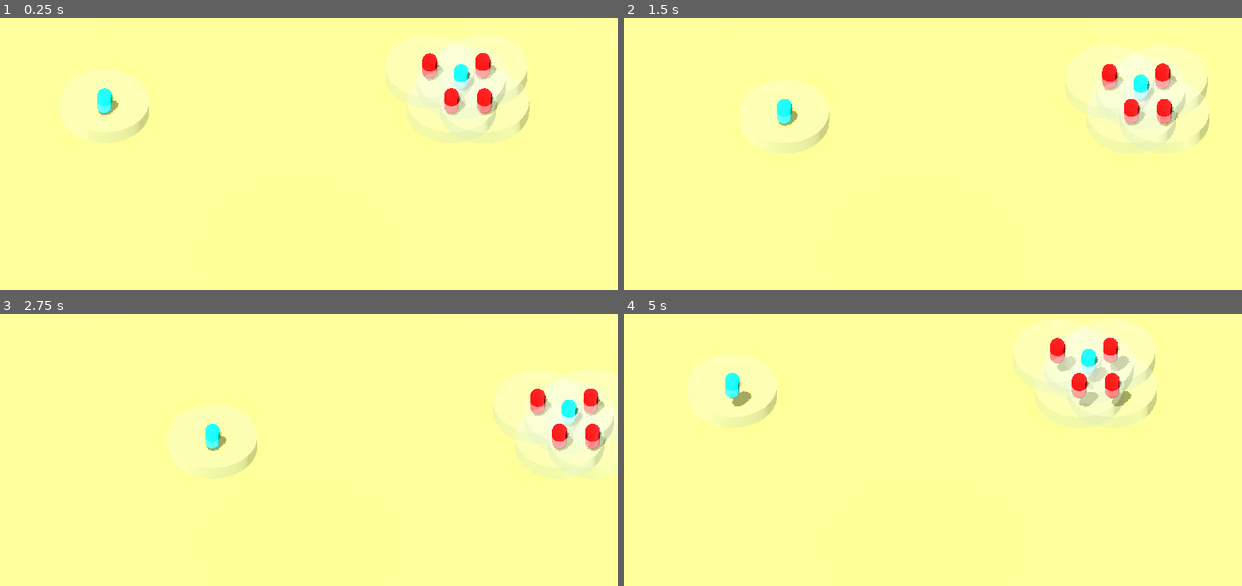
Above: before the commit, frames 1-4 (two rows, left to right).
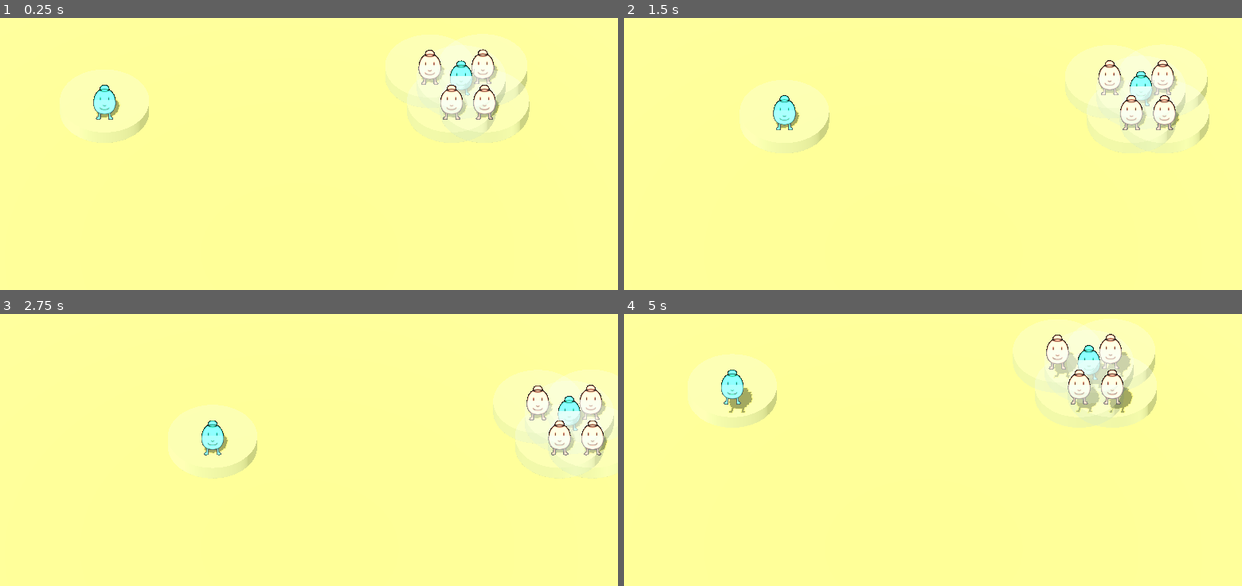
Above: after the commit, the same moments.

Repository: Rachel-Sherrick/TowerDefense
Game: Godot game, scene res://main.tscn
Two runs of this game, one before a commit and one after it. Both use one fixed random seed, a clock stepped at 60 frames per second and the inputs below.
Inputs (mouse positions are in pixels of both pictures, inside the frame that each line leads up to):
- Up to frame 1 (0.25 s): no input
- Up to frame 2 (1.5 s): tap Enter (ui_accept) at 0.5, 0.77 s; move the mouse to (1062, 94) at 0.52 s; hold Right (ui_right) 0.53-1.28 s; click (1062, 94) at 0.67 s; move the mouse to (797, 129) at 1.27 s; hold Down (ui_down) from 1.28 s (still down)
- Up to frame 3 (2.75 s): tap Enter (ui_accept) at 1.52 s; move the mouse to (364, 327) at 2.02 s; release Down (ui_down) at 2.03 s; hold Right (ui_right) from 2.03 s (still down)
- Up to frame 4 (5 s): move the mouse to (889, 479) at 2.77 s; release Right (ui_right) at 2.78 s; hold Up (ui_up) 2.78-3.53 s; click (889, 479) at 2.92 s; tap Enter (ui_accept) at 3.02, 3.77, 4.52 s; move the mouse to (1112, 460) at 3.52 s; hold Left (ui_left) from 3.53 s (still down); move the mouse to (735, 354) at 4.27 s

The runs differ from the first frame. In frame 1, 2.0% of the frame differs, in the area x 15-81%, y 11-38%; in frame 2, 2.1%; in frame 3, 2.0%; in frame 4, 2.3%, in the area x 15-83%, y 7-37%.

Commit message:
test sprites

Diff:
--- a/character.tscn
+++ b/character.tscn
@@ -1,6 +1,18 @@
 [gd_scene format=3 uid="uid://eou4mq5n6oh3"]
 
 [ext_resource type="Script" uid="uid://dc4uuaa405mkw" path="res://scripts/Classes/character.gd" id="1_k1sas"]
+[ext_resource type="Texture2D" uid="uid://nj37xla1vxmg" path="res://sprites/testbert.png" id="2_pjt0s"]
+
+[sub_resource type="SpriteFrames" id="SpriteFrames_wa5vi"]
+animations = [{
+"frames": [{
+"duration": 1.0,
+"texture": ExtResource("2_pjt0s")
+}],
+"loop": true,
+"name": &"default",
+"speed": 5.0
+}]
 
 [sub_resource type="CapsuleMesh" id="CapsuleMesh_dnc73"]
 
@@ -25,8 +37,19 @@
 collision_mask = 7
 script = ExtResource("1_k1sas")
 
+[node name="AnimatedSprite3D" type="AnimatedSprite3D" parent="." unique_id=1996147602]
+transform = Transform3D(1, 0, 0, 0, 1, 0, 0, 0, 1, 0, 0.9, 0)
+billboard = 1
+shaded = true
+alpha_cut = 1
+render_priority = 1
+sprite_frames = SubResource("SpriteFrames_wa5vi")
+frame_progress = 0.2903971
+metadata/_edit_lock_ = true
+
 [node name="Body" type="MeshInstance3D" parent="." unique_id=447693479]
 transform = Transform3D(1, 0, 0, 0, 1, 0, 0, 0, 1, 0, 1, 0)
+visible = false
 layers = 2
 mesh = SubResource("CapsuleMesh_dnc73")
 
--- a/enemy.tscn
+++ b/enemy.tscn
@@ -11,10 +11,13 @@
 script = ExtResource("2_4gyqm")
 metadata/_edit_group_ = true
 
-[node name="Body" parent="." index="0" unique_id=447693479]
+[node name="AnimatedSprite3D" parent="." index="0" unique_id=1996147602]
+modulate = Color(0.9303277, 0.5836599, 0.5333295, 1)
+
+[node name="Body" parent="." index="1" unique_id=447693479]
 surface_material_override/0 = SubResource("StandardMaterial3D_4gyqm")
 metadata/_edit_lock_ = true
 
-[node name="RangeDetection" parent="." index="2" unique_id=1602429880 groups=["Enemy"]]
+[node name="RangeDetection" parent="." index="3" unique_id=1602429880 groups=["Enemy"]]
 collision_layer = 2
 collision_mask = 4
--- a/tower.tscn
+++ b/tower.tscn
@@ -11,9 +11,12 @@
 script = ExtResource("1_k1sas")
 metadata/_edit_group_ = true
 
-[node name="Body" parent="." index="0" unique_id=447693479]
+[node name="AnimatedSprite3D" parent="." index="0" unique_id=1996147602]
+modulate = Color(0.33333334, 1, 0.9098039, 1)
+
+[node name="Body" parent="." index="1" unique_id=447693479]
 surface_material_override/0 = SubResource("StandardMaterial3D_vedim")
 
-[node name="RangeDetection" parent="." index="2" unique_id=1602429880]
+[node name="RangeDetection" parent="." index="3" unique_id=1602429880]
 collision_layer = 4
 collision_mask = 2
Binary file added: sprites/testbert.png
Not shown, added: sprites/testbert.png.import
